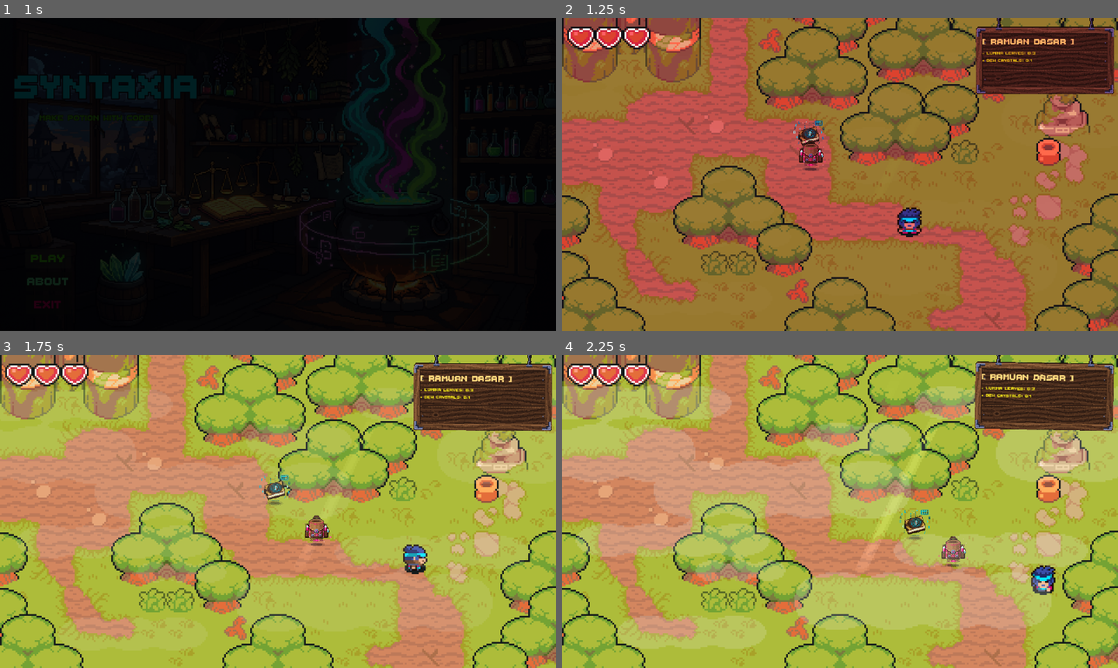
Above: before the commit, frames 1-4 (two rows, left to right).
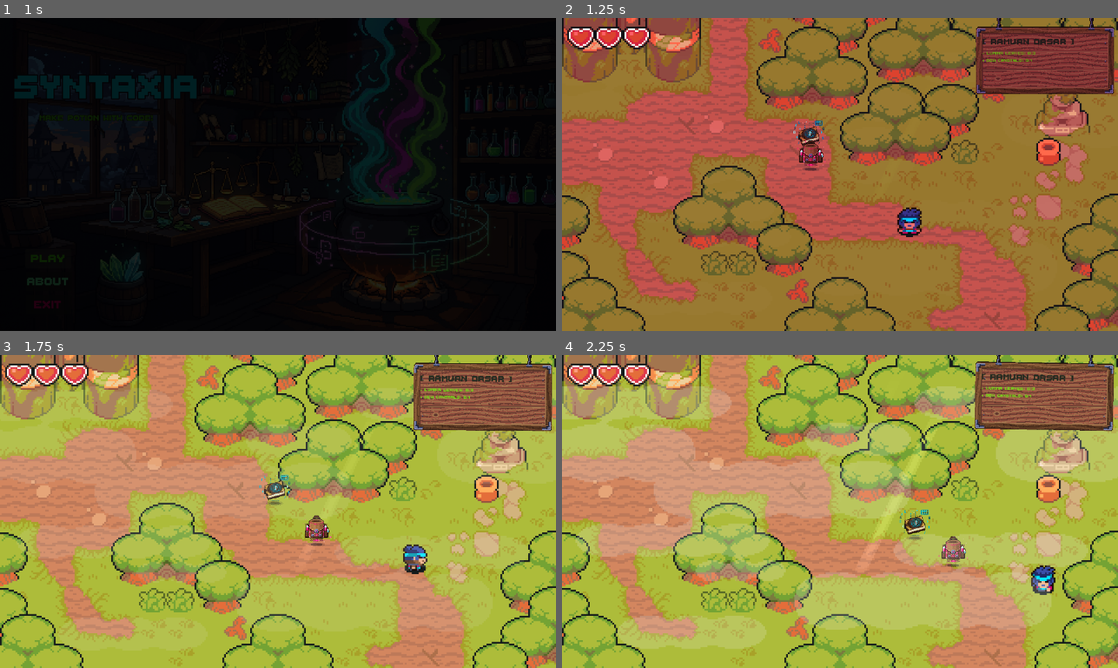
Above: after the commit, the same moments.

Repository: AdhyDa/Syntaxia
Game: Godot game, scene res://content/menu/title_screen.tscn
The game is run twice, just before and just after one commit, with the same random seed, the same clock (stepped at 60 frames per second) and the same inputs.
Inputs (mouse positions are in pixels of both pictures, inside the frame that each line leads up to):
- Up to frame 1 (1 s): click "PLAY" at 0.5 s
- Up to frame 2 (1.25 s): no input
- Up to frame 3 (1.75 s): move the mouse to (400, 495) at 1.27 s; hold Right (move_right) from 1.28 s (still down); click (400, 495) at 1.42 s
- Up to frame 4 (2.25 s): move the mouse to (728, 527) at 2.02 s; release Right (move_right) at 2.03 s; hold Down (move_down) from 2.03 s (still down)

Frame 1 is identical in both runs. In frame 2, 3.9% of the frame differs, in the area x 75-99%, y 4-23%; in frame 3, 3.9%; in frame 4, 3.9%.

Commit message:
Refresh recent quest panel styling
Use the new hanging brown panel texture and update quest text colors for the refreshed UI.

Diff:
--- a/recent_quest.tscn
+++ b/recent_quest.tscn
@@ -1,18 +1,18 @@
 [gd_scene format=3 uid="uid://ds4k3wnjirfng"]
 
 [ext_resource type="Script" uid="uid://l7w77i2vwju7" path="res://recent_quest.gd" id="1_kpyfa"]
-[ext_resource type="Texture2D" uid="uid://chtybkfroxp8n" path="res://content/ui/UI_Tempat Quest.png" id="2_w36yp"]
+[ext_resource type="Texture2D" uid="uid://dmatkboxor5m" path="res://content/ui/quest_panel_hanging_brown.png" id="2_w36yp"]
 [ext_resource type="FontFile" uid="uid://bho5xpqfjiwe5" path="res://content/menu/aset_menu/ThaleahFat.ttf" id="3_w36yp"]
 
 [sub_resource type="LabelSettings" id="LabelSettings_kpyfa"]
 font = ExtResource("3_w36yp")
 font_size = 25
-font_color = Color(1, 0.85490197, 0.49411765, 1)
+font_color = Color(0.15191267, 0.17392173, 0.12990363, 1)
 
 [sub_resource type="LabelSettings" id="LabelSettings_w36yp"]
 font = ExtResource("3_w36yp")
 font_size = 12
-font_color = Color(0.93333334, 0.8784314, 0.101960786, 1)
+font_color = Color(0.46666667, 0.84313726, 0.101960786, 1)
 
 [node name="RecentQuest" type="Control" unique_id=649667955]
 layout_mode = 3
Binary file added: content/ui/quest_panel_hanging_brown.png
Not shown, added: content/ui/quest_panel_hanging_brown.png.import
